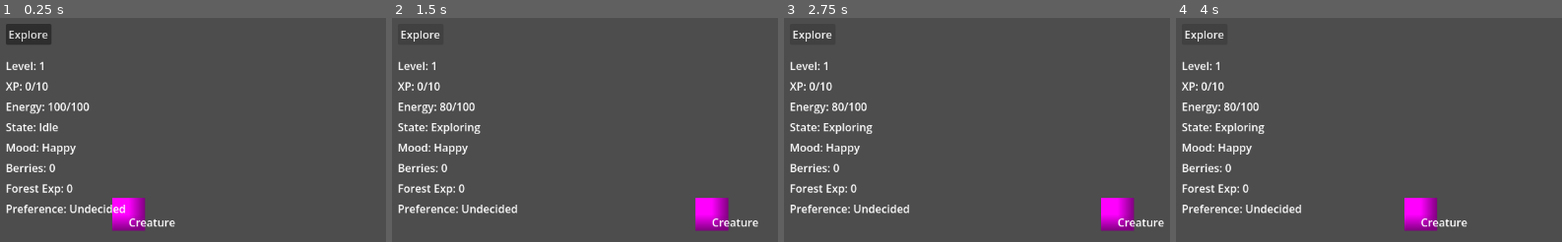
Above: before the commit, frames 1-4 (left to right).
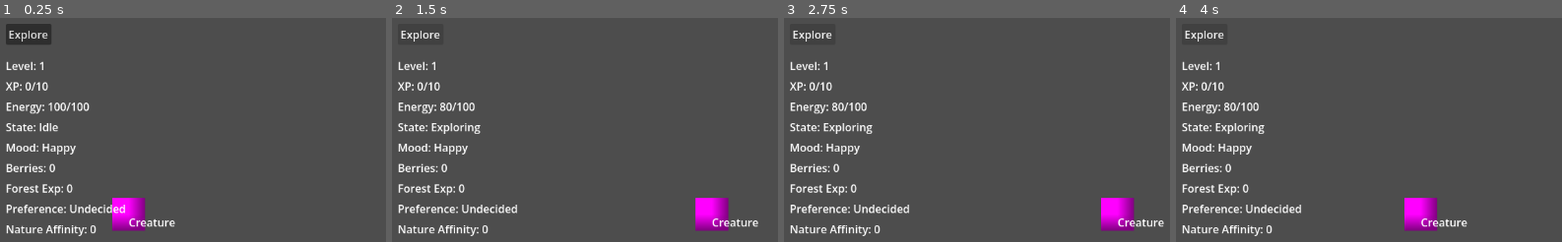
Above: after the commit, the same moments.

Repository: Radhika-15-Agarwal/CreatureGame
Game: Godot game, scene res://scenes/main.tscn
Same seed, same stepped clock (60 frames per second), same inputs: the game is played once before the commit and once after it.
Inputs:
- Up to frame 1 (0.25 s): no input
- Up to frame 2 (1.5 s): click "Explore" at 0.5 s; click "Explore" at 1.25 s
- Up to frame 3 (2.75 s): click "Explore" at 2 s
- Up to frame 4 (4 s): tap Enter at 2.75 s; tap Space at 3.5 s

The runs differ from the first frame. In frame 1, 0.5% of the frame differs, in the area x 1-25%, y 92-98%; in frame 2, 0.5%; in frame 3, 0.5%; in frame 4, 0.5%.

Commit message:
Add creature affinity system

Diff:
--- a/scenes/main.tscn
+++ b/scenes/main.tscn
@@ -88,4 +88,11 @@
 offset_bottom = 303.0
 text = "Preference: Undecided"
 
+[node name="NatureAffinityLabel" type="Label" parent="CanvasLayer" unique_id=1052474471]
+offset_left = 20.0
+offset_top = 310.0
+offset_right = 153.0
+offset_bottom = 333.0
+text = "Nature Affinity: 0"
+
 [connection signal="pressed" from="CanvasLayer/ExploreButton" to="." method="_on_explore_button_pressed"]
--- a/scripts/creature.gd
+++ b/scripts/creature.gd
@@ -40,6 +40,10 @@
 var max_experience_reward := 3
 
 var forest_preference_threshold := 10
+
+var affinities := {
+	"Nature": 0
+}
 
 signal stats_changed
 
@@ -89,6 +93,10 @@
 	gain_experience("Forest", forest_exp_reward)
 
 	gain_xp(exploration_xp_reward)
+
+	if get_preference() == "Likes Forests":
+		if randf() < 0.25:
+			gain_affinity("Nature", 1)
 
 	exploring = false
 	stats_changed.emit()
@@ -145,3 +153,14 @@
 		return "Likes Forests"
 
 	return "Undecided"
+
+func gain_affinity(affinity_type: String, amount: int):
+	if not affinities.has(affinity_type):
+		affinities[affinity_type] = 0
+
+	affinities[affinity_type] += amount
+
+	stats_changed.emit()
+
+func get_affinity(affinity_type: String):
+	return affinities.get(affinity_type, 0)
--- a/scripts/main.gd
+++ b/scripts/main.gd
@@ -10,6 +10,7 @@
 @onready var berry_label = $CanvasLayer/BerryLabel
 @onready var forest_exp_label = $CanvasLayer/ForestExpLabel
 @onready var preference_label = $CanvasLayer/PreferenceLabel
+@onready var nature_affinity_label = $CanvasLayer/NatureAffinityLabel
 
 func _on_explore_button_pressed():
 	creature.explore()
@@ -36,3 +37,4 @@
 	forest_exp_label.text = "Forest Exp: %d" % creature.get_experience("Forest")
 
 	preference_label.text = "Preference: " + creature.get_preference()
+	nature_affinity_label.text = "Nature Affinity: %d" % creature.get_affinity("Nature")
